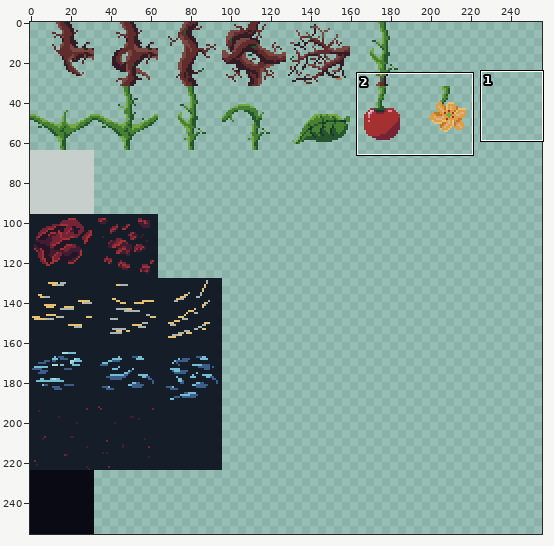
Two versions of one sprite sheet, Assets/Sprites/tiles.png. Above, an overview of the earlier version with the close-up marked.
Close-up. Before the edit:
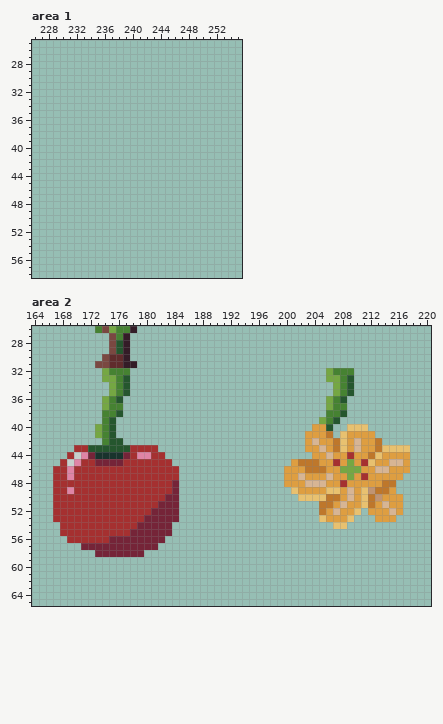
The file is 256x256 pixels. Shown: area 1: x 226..255, y 25..58; area 2: x 164..220, y 26..65.
The same view after the edit:
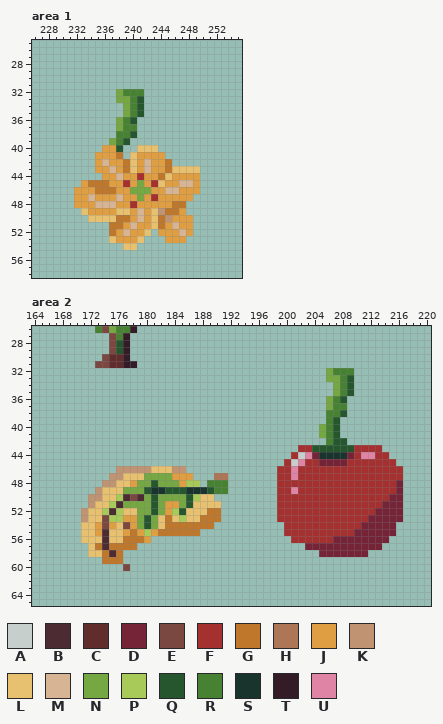
Palette (. is transparent): A #c7cfcc  B #4d2b32  C #602c2c  D #752438  E #7a4841  F #a53030  G #be772b  H #ad7757  J #de9e41  K #c09473  L #e8c170  M #d7b594  N #75a743  P #a8ca58  Q #25562e  R #468232  S #19332d  T #341c27  U #df84a5
Difference:
Changed rows in their new state; - is an unchanged pixel.
Area 1:
first column x 232:
32 ------NRRR--------
33 ------NNRQ--------
34 -------NRQ--------
35 -------NRQ--------
36 ------NRQ---------
37 ------NRR---------
38 ------RRQ---------
39 -----NRQ----------
40 ----JJQ--LLL------
41 ---JJJG-LJJJJ-----
42 ---JMJJGLJMJJG----
43 ---JJMJGLJMJJGLLLL
44 ----JJMJJFJJGLJJJJ
45 -JGGGJJFJNJFLJJMMJ
46 JJJGGGJJNNNJJMMJJJ
47 JJMJJJMJJNJFJJJJJ-
48 JJJMMMJJFJJJJJGG--
49 -LJJJJLLJMJLKGGJ--
50 --LLLLGGJMJLGKJJJ-
51 -----GGJMJJLGJMJJ-
52 -----GJMJJL-JJJMJ-
53 -----LJJJL---JJJ--
54 -------LL---------
Area 2:
first column x 167:
32 -------....----------------------------------------
33 -------....----------------------------------------
34 --------...----------------------------------------
35 --------...----------------------------------------
36 -------...-----------------------------------------
37 -------...-----------------------------------------
38 -------...-----------------------------------------
39 -------..-----------------------------.------------
40 ------...----------------------------.NRQ-...------
41 ------...---------------------------..NRQ.....-----
42 -------...--------------------------...RQQ.....----
43 ---............--------------------FFQQQQQQFFFF....
44 --..............------------------FAUDSSSSDFUUFF...
45 -................----------------FAUFFDDDDFF-FFFF..
46 .........KKKKKLLLKK-------------FFUFFFFFFFFFFFFFFF.
47 ........KKLLLNNNNJJJ---HH-------FFUFFFFFFFFF-FFFFF-
48 .......KKLLJNNQNNNJPP-RRR-------FFFFFFFFF-FFFFFFFD-
49 ......KLLLNNNQSSQQQSSSQRR-------FFUFFFFFFFFFFFFFFD-
50 .....KKLLPBEBNQNNNNQPLL---------FFFFFFFFFFFFFFFFDD-
51 .....KLLPBNNNNQNJJNQLLLL--------FFFFFFFFFFFFFFFDDD-
52 ....KLLPBPLLNNQNJPQLLLGG--------FFFFFFFFFFFFFFDDDD-
53 ....KLLEPPJJNQNLGLPLLGGG--------FFFFFFFFFFFFFDDDDD-
54 -...LLJEJLEJNQNLGGGGGGG----------FFFFFFFFFFFDDDDD--
55 -...LLJBLLJGJPJGGGGGG------------FFFFFFFFFFDDDDDD--
56 --..LLLBLLGGGJ..------------------FFFFFFDDDDDDDD---
57 ----.LGBGGGG...---------------------DDDDDDDDDDD----
58 -----LLGBG...-------------------------DDDDDDD------
59 -------GGG-----------------------------------------
60 ----------E----------------------------------------
